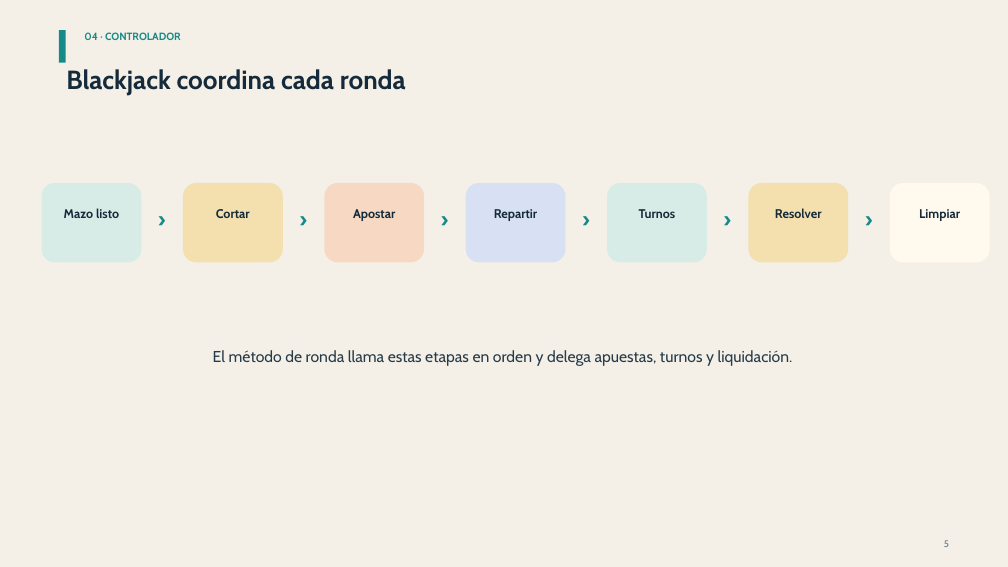
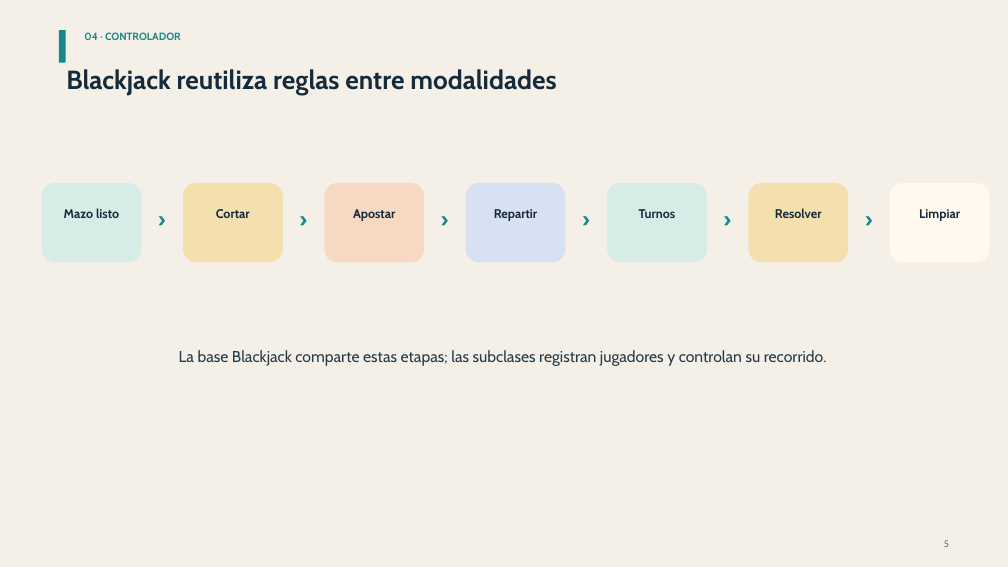
Before and after one commit to Sebastian1247/Juego_Baraja, a slide deck: slide 5 of docs/Presentacion_Blackjack_Diseno.pptx. Drawn at 1008x567 pixels with LibreOffice and Linux fonts; fonts in the diff are those of the drawing. Boxes give left, top, right and bottom in pixels: in the first picture for what was removed or moved away, otherwise in the second. Text is boxed around its words. In the diff, an @@ line names an element or a change of style, - is before the commit and + after.

Commit message:
La presentación refleja la abstracción Blackjack para versionamiento de 1 o varios jugadores

```diff
--- a/docs/Presentacion_Blackjack_Diseno.pptx
+++ b/docs/Presentacion_Blackjack_Diseno.pptx
@@ text at (x1=66, y1=69, x2=556, y2=96): text changed @@
-Blackjack coordina cada ronda
+Blackjack reutiliza reglas entre modalidades
@@ text at (x1=179, y1=350, x2=827, y2=366): text changed @@
-El método de ronda llama estas etapas en orden y delega apuestas, turnos y liquidación.
+La base Blackjack comparte estas etapas; las subclases registran jugadores y controlan su recorrido.
```
Also in this commit, not shown: 7 other slides changed.
